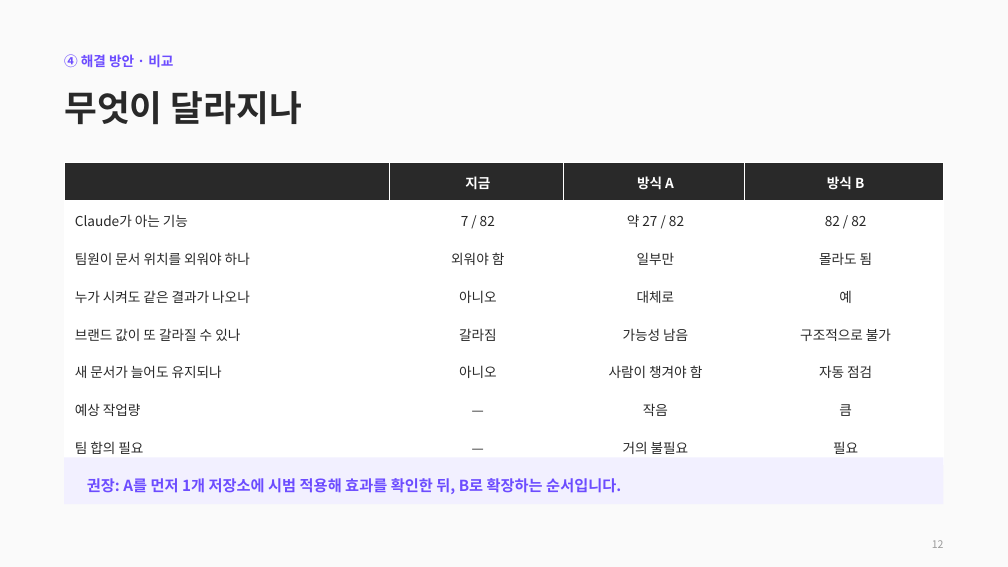
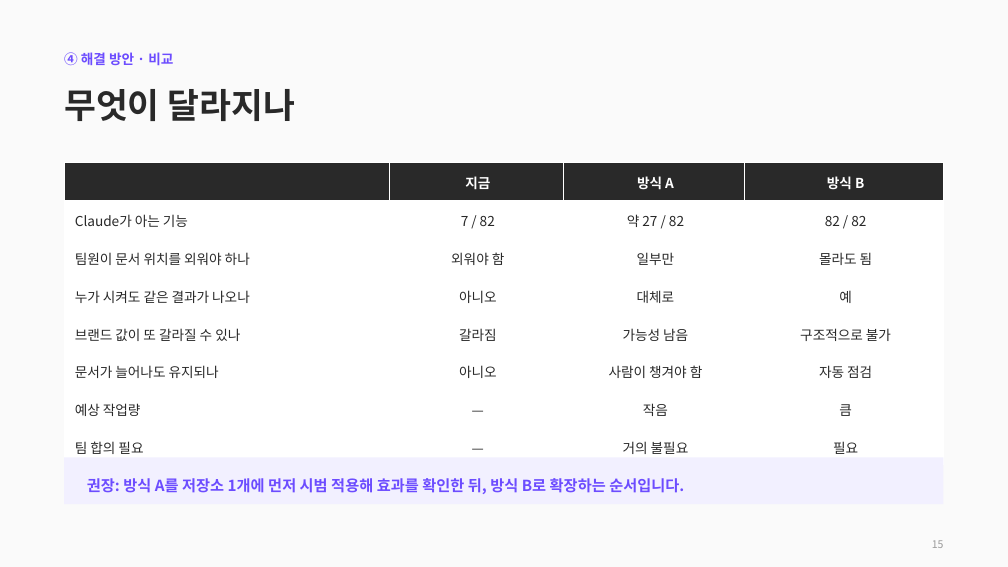
Before and after one commit to CdBd-in/design, a slide deck: slide 17 of CdBd 문서 체계 진단 및 개편 제안.pptx (slide 14 before the commit). Drawn at 1008x567 pixels with LibreOffice and Linux fonts; fonts in the diff are those of the drawing. Boxes give left, top, right and bottom in pixels: in the first picture for what was removed or moved away, otherwise in the second. Text is boxed around its words. In the diff, an @@ line names an element or a change of style, - is before the commit and + after.

```diff
--- a/CdBd 문서 체계 진단 및 개편 제안.pptx
+++ b/CdBd 문서 체계 진단 및 개편 제안.pptx
@@ text "무엇이 달라지나" at [64,89,295,121]: size 34 to 33 pt @@
@@ table at [64,163,944,465] @@
-row 6, column 1: 새 문서가 늘어도 유지되나
+row 6, column 1: 문서가 늘어나도 유지되나
@@ text at [87,478,684,494]: text changed @@
-권장: A를 먼저 1개 저장소에 시범 적용해 효과를 확인한 뒤, B로 확장하는 순서입니다.
+권장: 방식 A를 저장소 1개에 먼저 시범 적용해 효과를 확인한 뒤, 방식 B로 확장하는 순서입니다.
```
Also in this commit, not shown: 13 other slides changed, 5 slides added, 2 slides removed.
